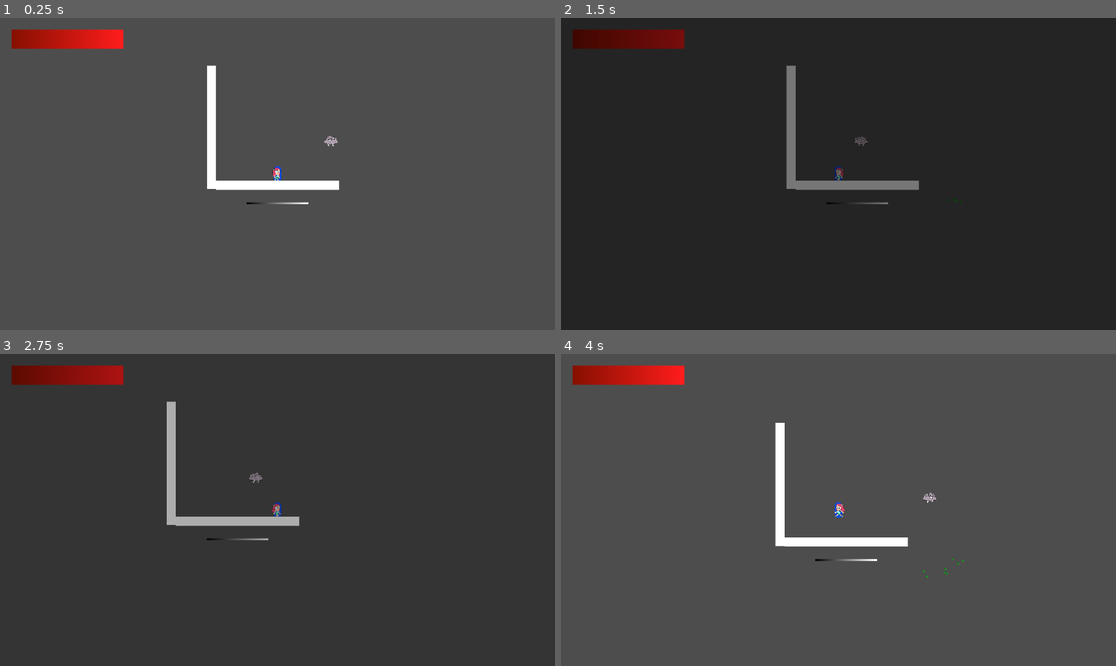
Above: before the commit, frames 1-4 (two rows, left to right).
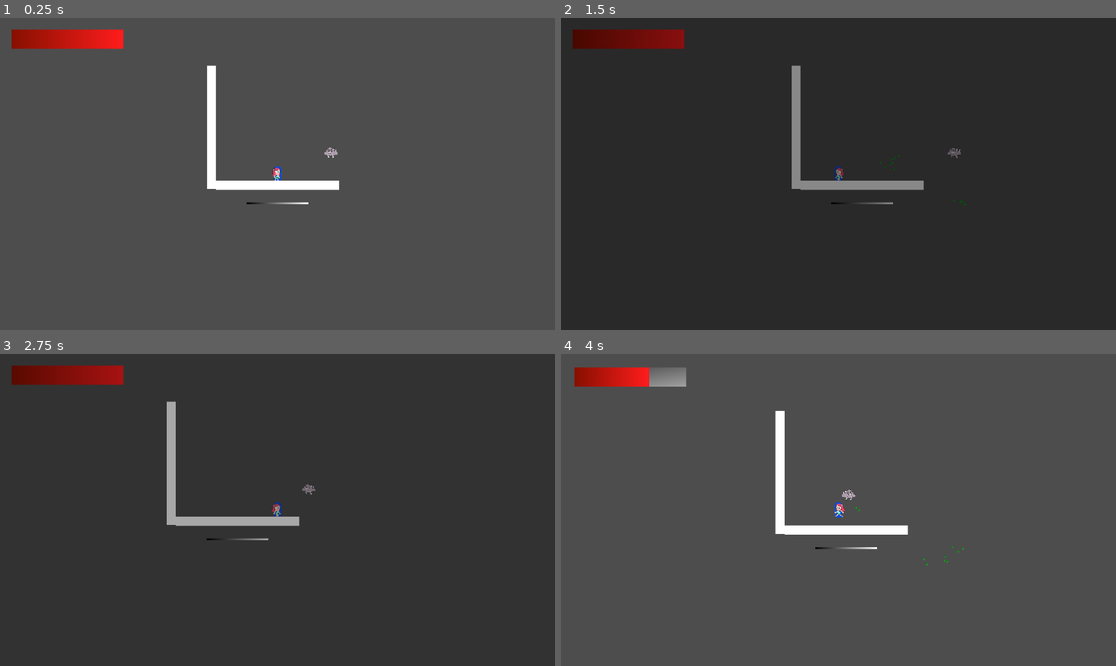
Above: after the commit, the same moments.

Repository: catloaf2048/TavernJam
Game: Godot game, scene res://Assets/Scene/Main.tscn
Two runs of this game, one before a commit and one after it. Both use one fixed random seed, a clock stepped at 60 frames per second and the inputs below.
Inputs (mouse positions are in pixels of both pictures, inside the frame that each line leads up to):
- Up to frame 1 (0.25 s): no input
- Up to frame 2 (1.5 s): tap Enter (ui_accept) at 0.5, 0.77 s; move the mouse to (960, 158) at 0.52 s; hold Right (ui_right) 0.53-1.28 s; click (960, 158) at 0.6 s; move the mouse to (727, 189) at 1.27 s; hold Left (ui_left) from 1.28 s (still down); click (727, 189) at 1.35 s
- Up to frame 3 (2.75 s): tap Enter (ui_accept) at 1.52 s; move the mouse to (333, 441) at 2.02 s; release Left (ui_left) at 2.03 s; hold Right (ui_right) from 2.03 s (still down); click (333, 441) at 2.1 s
- Up to frame 4 (4 s): move the mouse to (810, 572) at 2.77 s; click (810, 572) at 2.85 s; tap Enter (ui_accept) at 3.02, 3.77 s; move the mouse to (1005, 556) at 3.52 s; release Right (ui_right) at 3.53 s; hold Left (ui_left) from 3.53 s (still down); click (1005, 556) at 3.6 s

The runs differ from the first frame. In frame 1, less than 0.1% of the frame differs, in the area x 58-61%, y 37-45%; in frame 2, 0.9%; in frame 3, less than 0.1%; in frame 4, 2.7%, in the area x 2-73%, y 3-72%.

Commit message:
Fixed flying foe attack breaking.

Diff:
--- a/Assets/Scene/Entity/Foe/FlyingFoe.tscn
+++ b/Assets/Scene/Entity/Foe/FlyingFoe.tscn
@@ -3,6 +3,7 @@
 [ext_resource type="PackedScene" uid="uid://d3w3cpgkjav2m" path="res://Assets/Scene/Entity/Foe/Foe.tscn" id="1_kwaue"]
 [ext_resource type="Script" uid="uid://d12kbk0pqx5rt" path="res://src/GDScript/Foes/FlyingFoe.gd" id="2_0wheh"]
 [ext_resource type="SpriteFrames" uid="uid://dkscexjhhb03r" path="res://Assets/Sprite/Foes/Cloudette/FlyingFoeSpriteFrames.tres" id="3_f0ffk"]
+[ext_resource type="Script" uid="uid://xdn22mhny8e2" path="res://src/GDScript/Attack.gd" id="4_yst7g"]
 
 [sub_resource type="CircleShape2D" id="CircleShape2D_kwaue"]
 radius = 12.0
@@ -32,13 +33,20 @@
 visible = false
 
 [node name="CollisionShape2D" parent="Attack" parent_id_path=PackedInt32Array(2120066347) index="0" unique_id=887276156]
+shape = null
+
+[node name="atktimer" parent="Attack" parent_id_path=PackedInt32Array(2120066347) index="1" unique_id=830693418]
+wait_time = 0.05
+one_shot = true
+
+[node name="Attack2" type="Area2D" parent="." index="4" unique_id=11437451 node_paths=PackedStringArray("hitbox")]
+script = ExtResource("4_yst7g")
+hitbox = NodePath(".")
+targets = 1
+
+[node name="CollisionShape2D" type="CollisionShape2D" parent="Attack2" index="0" unique_id=72824549]
 shape = SubResource("RectangleShape2D_0wheh")
 
-[node name="atktimer" parent="Attack" parent_id_path=PackedInt32Array(2120066347) index="1" unique_id=830693418]
-wait_time = 4096.0
-one_shot = true
-autostart = false
-
-[node name="atkCD" parent="." index="4" unique_id=1806007724]
+[node name="atkCD" parent="." index="5" unique_id=1806007724]
 wait_time = 4096.0
 autostart = false
--- a/Assets/Scene/Main.tscn
+++ b/Assets/Scene/Main.tscn
@@ -71,10 +71,10 @@
 position = Vector2(0, 64)
 
 [node name="FlyingFoe" parent="." unique_id=1626919217 instance=ExtResource("11_k2ahi")]
-position = Vector2(112, -64)
+position = Vector2(112, -40)
 
 [node name="WallCheckTrigger" parent="." unique_id=1200629283 instance=ExtResource("12_80yi4")]
-position = Vector2(256, -64)
+position = Vector2(256, -40)
 
 [node name="WallCheckTrigger2" parent="." unique_id=1968801080 instance=ExtResource("12_80yi4")]
-position = Vector2(0, -64)
+position = Vector2(0, -40)
